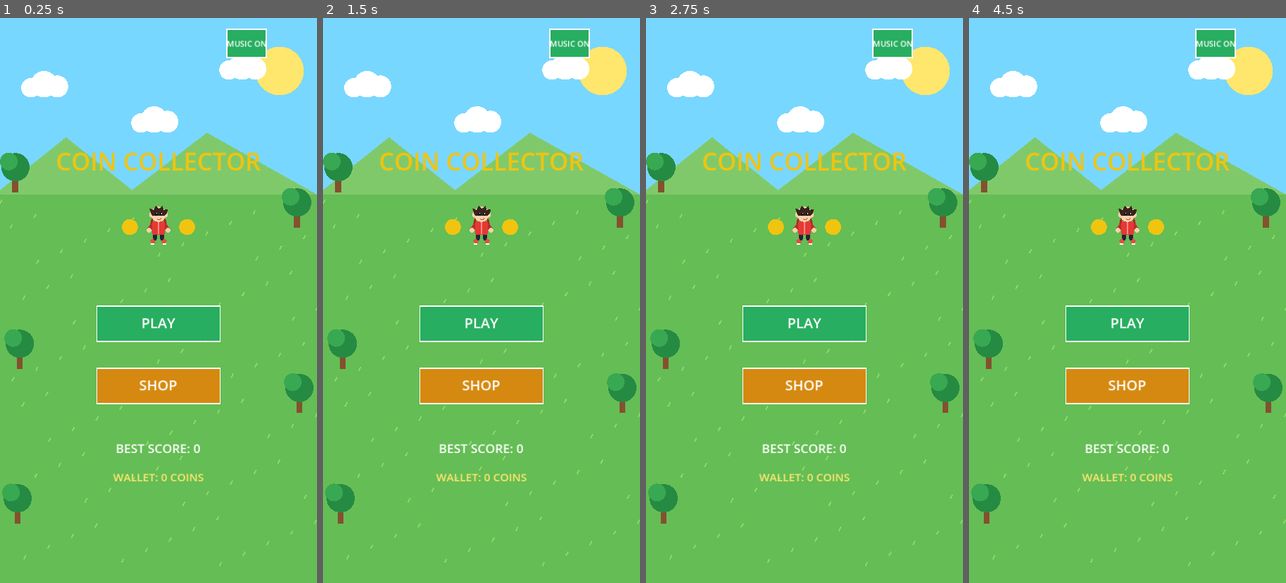
Above: before the commit, frames 1-4 (left to right).
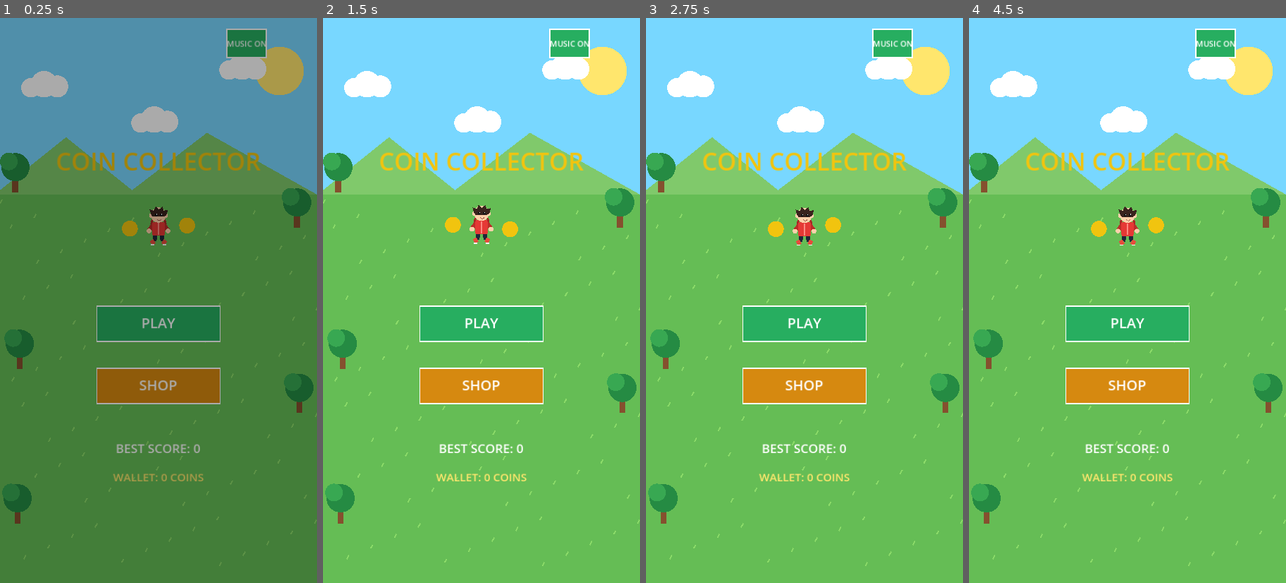
Above: after the commit, the same moments.

Repository: c9wildbeast-coder/coin-collector-game
Game: Godot game, scene res://Main.tscn
Two runs of this game, one before a commit and one after it. Both use one fixed random seed, a clock stepped at 60 frames per second and the inputs below.
Inputs (mouse positions are in pixels of both pictures, inside the frame that each line leads up to):
- Up to frame 1 (0.25 s): no input
- Up to frame 2 (1.5 s): move the mouse to (551, 272) at 0.52 s; hold Right (ui_right) 0.53-1.25 s; click (551, 272) at 0.67 s; tap Enter at 1.25 s; drag from (418, 328) to (465, 413) at 1.27 s
- Up to frame 3 (2.75 s): tap Space at 2 s; move the mouse to (836, 176) at 2.02 s; hold Right (ui_right) from 2.03 s (still down); click (836, 176) at 2.17 s
- Up to frame 4 (4.5 s): release Right (ui_right) at 2.75 s; tap Enter at 2.75, 4.25 s; drag from (1111, 413) to (1032, 215) at 2.77 s; tap Space at 3.5 s; move the mouse to (1222, 385) at 3.52 s; hold Left (ui_left) 3.53-4.25 s; click (1222, 385) at 3.67 s; drag from (1032, 215) to (1079, 159) at 4.27 s

The runs differ from the first frame. In frame 1, 100% of the frame differs, in the area x 0-100%, y 0-100%; in frame 2, 0.2%; in frame 3, 0.2%; in frame 4, 0.2%.

Commit message:
Update Main.gd

Diff:
--- a/Main.gd
+++ b/Main.gd
@@ -13,9 +13,13 @@
 var wallet_coins = 0
 
 var state = "menu"
-var touch_target: Variant = null
 var animation_time = 0.0
 var is_moving = false
+
+# Smooth UI animations
+var transition_alpha = 1.0
+var ui_button_scale = 1.0
+var ui_tween: Tween
 
 # Virtual joystick
 var joystick_center = Vector2.ZERO
@@ -94,7 +98,30 @@
 	load_shop_data()
 	update_buttons()
 	setup_audio()
+	begin_fade()
 	queue_redraw()
+
+
+func change_state(new_state: String):
+	state = new_state
+	begin_fade()
+
+
+func begin_fade():
+	transition_alpha = 0.0
+
+	var tween = create_tween()
+	tween.tween_property(self, "transition_alpha", 1.0, 0.35)
+
+
+func animate_button_press():
+	if ui_tween and ui_tween.is_running():
+		ui_tween.kill()
+
+	ui_button_scale = 1.0
+	ui_tween = create_tween()
+	ui_tween.tween_property(self, "ui_button_scale", 0.94, 0.07)
+	ui_tween.tween_property(self, "ui_button_scale", 1.0, 0.13)
 
 
 func update_buttons():
@@ -127,7 +154,6 @@
 			65
 		)
 
-		# Compact item buttons on the right side
 		item_use_buttons[item] = Rect2(
 			screen_size.x - 125,
 			230 + i * 88,
@@ -337,7 +363,6 @@
 	floating_texts.clear()
 
 	player_position = screen_size / 2
-	touch_target = null
 	is_moving = false
 
 	joystick_active = false
@@ -356,7 +381,7 @@
 	for i in range(10):
 		spawn_coin()
 
-	state = "playing"
+	change_state("playing")
 
 
 func spawn_coin():
@@ -393,7 +418,6 @@
 
 	if rock_spawn_timer <= 0:
 		spawn_rock()
-
 		rock_spawn_interval = maxf(2.0, 4.0 - score * 0.035)
 		rock_spawn_timer = rock_spawn_interval
 
@@ -433,12 +457,11 @@
 
 	lives -= 1
 	invulnerability_timer = 1.5
-	touch_target = null
 	joystick_active = false
 	joystick_vector = Vector2.ZERO
 
 	if lives <= 0:
-		state = "game_over"
+		change_state("game_over")
 
 
 func create_rock_impact(pos: Vector2):
@@ -609,6 +632,8 @@
 # GAME LOOP
 
 func _process(delta):
+	animation_time += delta
+
 	if state != "playing":
 		queue_redraw()
 		return
@@ -624,10 +649,10 @@
 		invulnerability_timer -= delta
 
 	if magnet_timer > 0:
-		magnet_timer -= delta
+		magnet_timer = maxf(0.0, magnet_timer - delta)
 
 	if speed_timer > 0:
-		speed_timer -= delta
+		speed_timer = maxf(0.0, speed_timer - delta)
 
 	var direction = Input.get_vector(
 		"ui_left", "ui_right",
@@ -638,11 +663,6 @@
 		direction = joystick_vector
 
 	is_moving = direction.length() > 0.05
-
-	if is_moving:
-		animation_time += delta * 12.0
-	else:
-		animation_time += delta * 2.0
 
 	var current_speed = player_speed
 
@@ -710,21 +730,24 @@
 
 		elif play_button.has_point(pos):
 			play_button_sound()
+			animate_button_press()
 			start_game()
 
 		elif shop_button.has_point(pos):
 			play_button_sound()
-			state = "shop"
+			animate_button_press()
+			change_state("shop")
 
 	elif state == "shop":
 		if shop_back_button.has_point(pos):
 			play_button_sound()
-			state = "menu"
+			change_state("menu")
 			return
 
 		for item in item_order:
 			if item_buy_buttons[item].has_point(pos):
 				buy_item(item)
+				animate_button_press()
 				return
 
 	elif state == "playing":
@@ -734,13 +757,15 @@
 
 		elif pause_button.has_point(pos):
 			play_button_sound()
-			state = "paused"
+			animate_button_press()
 			stop_joystick()
+			change_state("paused")
 
 		else:
 			for item in item_order:
 				if item_use_buttons[item].has_point(pos):
 					activate_item(item)
+					animate_button_press()
 					return
 
 	elif state == "paused":
@@ -750,24 +775,29 @@
 
 		elif resume_button.has_point(pos):
 			play_button_sound()
-			state = "playing"
+			animate_button_press()
+			change_state("playing")
 
 		elif restart_button.has_point(pos):
 			play_button_sound()
+			animate_button_press()
 			start_game()
 
 		elif home_button.has_point(pos):
 			play_button_sound()
-			state = "menu"
+			animate_button_press()
+			change_state("menu")
 
 	elif state == "game_over":
 		if restart_button.has_point(pos):
 			play_button_sound()
+			animate_button_press()
 			start_game()
 
 		elif home_button.has_point(pos):
 			play_button_sound()
-			state = "menu"
+			animate_button_press()
+			change_state("menu")
 
 
 # CHARACTER
@@ -776,7 +806,14 @@
 	var swing = 0.0
 
 	if running:
-		swing = sin(animation_time) * 13.0
+		swing = sin(animation_time * 10.0) * 13.0
+
+	var idle_bounce = 0.0
+
+	if not running:
+		idle_bounce = sin(animation_time * 3.0) * 2.5
+
+	pos.y += idle_bounce
 
 	draw_set_transform(pos, 0.0, Vector2.ONE * scale_factor)
 
@@ -843,10 +880,25 @@
 		var size: float = rock["size"]
 
 		if rock["phase"] == "warning":
-			var pulse = 1.0 + sin(Time.get_ticks_msec() * 0.015) * 0.08
-
-			draw_circle(target, size * 1.4 * pulse, Color(0.9, 0.15, 0.1, 0.22))
-			draw_arc(target, size * 1.4 * pulse, 0, TAU, 48, Color("#ff4444"), 4)
+			var pulse = 1.0 + sin(animation_time * 8.0) * 0.12
+			var warning_alpha = 0.25 + absf(sin(animation_time * 8.0)) * 0.35
+
+			draw_circle(
+				target,
+				size * 1.4 * pulse,
+				Color(0.9, 0.15, 0.1, warning_alpha)
+			)
+
+			draw_arc(
+				target,
+				size * 1.4 * pulse,
+				0,
+				TAU,
+				48,
+				Color("#ff4444"),
+				4
+			)
+
 			draw_circle(target, 7, Color("#ff4444"))
 
 		elif rock["phase"] == "falling":
@@ -890,16 +942,24 @@
 
 # BUTTON DRAWING
 
-func draw_button(rect, label, color):
-	draw_rect(rect, color)
-	draw_rect(rect, Color.WHITE, false, 3)
+func draw_button(rect: Rect2, label: String, color: Color):
+	var center = rect.position + rect.size / 2
+	var scaled_size = rect.size * ui_button_scale
+
+	var scaled_rect = Rect2(
+		center - scaled_size / 2,
+		scaled_size
+	)
+
+	draw_rect(scaled_rect, color)
+	draw_rect(scaled_rect, Color.WHITE, false, 3)
 
 	draw_string(
 		ThemeDB.fallback_font,
-		Vector2(rect.position.x, rect.position.y + rect.size.y / 2 + 10),
+		Vector2(scaled_rect.position.x, scaled_rect.position.y + scaled_rect.size.y / 2 + 10),
 		label,
 		HORIZONTAL_ALIGNMENT_CENTER,
-		rect.size.x,
+		scaled_rect.size.x,
 		32,
 		Color.WHITE
 	)
@@ -1132,10 +1192,11 @@
 			Color("#f1c40f")
 		)
 
-		draw_character(Vector2(center, screen_size.y * 0.37), true, 0.9)
-
-		draw_circle(Vector2(center - 65, screen_size.y * 0.37), 18, Color("#f1c40f"))
-		draw_circle(Vector2(center + 65, screen_size.y * 0.37), 18, Color("#f1c40f"))
+		draw_character(Vector2(center, screen_size.y * 0.37), false, 0.9)
+
+		var coin_bob = sin(animation_time * 3.0) * 5.0
+		draw_circle(Vector2(center - 65, screen_size.y * 0.37 + coin_bob), 18, Color("#f1c40f"))
+		draw_circle(Vector2(center + 65, screen_size.y * 0.37 - coin_bob), 18, Color("#f1c40f"))
 
 		draw_button(play_button, "PLAY", Color("#27ae60"))
 		draw_button(shop_button, "SHOP", Color("#d68910"))
@@ -1166,9 +1227,22 @@
 	elif state == "playing" or state == "paused":
 		draw_rocks()
 
-		for coin in coins:
-			draw_circle(coin, 20, Color("#f1c40f"))
-			draw_circle(coin, 12, Color("#ffe680"))
+		for i in range(coins.size()):
+			var coin = coins[i]
+			var bob = sin(animation_time * 3.0 + i * 1.7) * 5.0
+			var squash = absf(cos(animation_time * 4.0 + i)) * 0.65 + 0.35
+
+			draw_set_transform(
+				coin + Vector2(0, bob),
+				animation_time * 0.5,
+				Vector2(squash, 1.0)
+			)
+
+			draw_circle(Vector2.ZERO, 20, Color("#d99b00"))
+			draw_circle(Vector2.ZERO, 16, Color("#f1c40f"))
+			draw_circle(Vector2.ZERO, 10, Color("#ffe680"))
+
+			draw_set_transform(Vector2.ZERO, 0.0, Vector2.ONE)
 
 		if invulnerability_timer <= 0 or int(Time.get_ticks_msec() / 100) % 2 == 0:
 			draw_character(player_position, is_moving, 1.0)
@@ -1267,3 +1341,10 @@
 		draw_button(restart_button, "TRY AGAIN", Color("#27ae60"))
 		draw_button(home_button, "MAIN MENU", Color("#c0392b"))
 		draw_music_button()
+
+	# Fade in the current screen
+	if transition_alpha < 1.0:
+		draw_rect(
+			Rect2(Vector2.ZERO, screen_size),
+			Color(0, 0, 0, 1.0 - transition_alpha)
+		)
